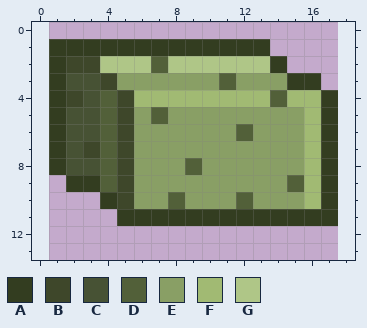
File history of a pixel-art sprite, items/generic/food/algae_meal.png. Above: the version before the commit.
The file is 17x16 pixels. Colours within 5 levels of each other are drawn and written as one. The old version is drawn lined up with the new one, on the new canvas.
Palette (. is transparent): A #333d20  B #3e472a  C #475234  D #526039  E #899f65  F #a1ba73  G #afc687
Pixels before, first column x 1:
 1 AAAAAAAAAAAAA....
 2 ABBGGGDGGGGGGA...
 3 ACCBEEEEEEDEEEAA.
 4 ABCDBFFFFFFFFDFFA
 5 ACCDBEDEEEEEEEEFA
 6 ACCDBEEEEEEDEEEFA
 7 ACBDBEEEEEEEEEEFA
 8 ACCDBEEEDEEEEEEFA
 9 .AADBEEEEEEEEEDFA
10 ...ABEEDEEEDEEEFA
11 ....AAAAAAAAAAAAA
New version:
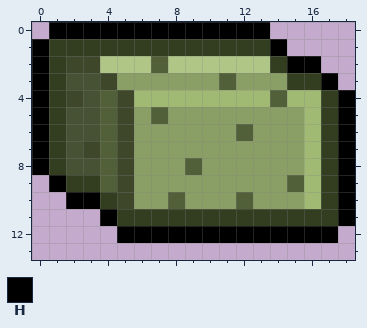
Colours new in this view: H #000000
The exact change:
canvas 17x16 -> 19x14, the old top-left corner now at 1,-1 (the part of the old canvas that was cut away was empty and is not shown)
y 0: x 1..13 ............. -> HHHHHHHHHHHHH
y 1: x 0 . -> H; x 14 . -> H
y 2: x 0 . -> H; x 15..16 .. -> HH
y 3: x 0 . -> H; x 17 . -> H
y 4..8: x 0 . -> H; x 18 . -> H
y 9: x 1 . -> H; x 18 . -> H
y 10: x 2..3 .. -> HH; x 18 . -> H
y 11: x 4 . -> H; x 18 . -> H
y 12: x 5..17 ............. -> HHHHHHHHHHHHH
